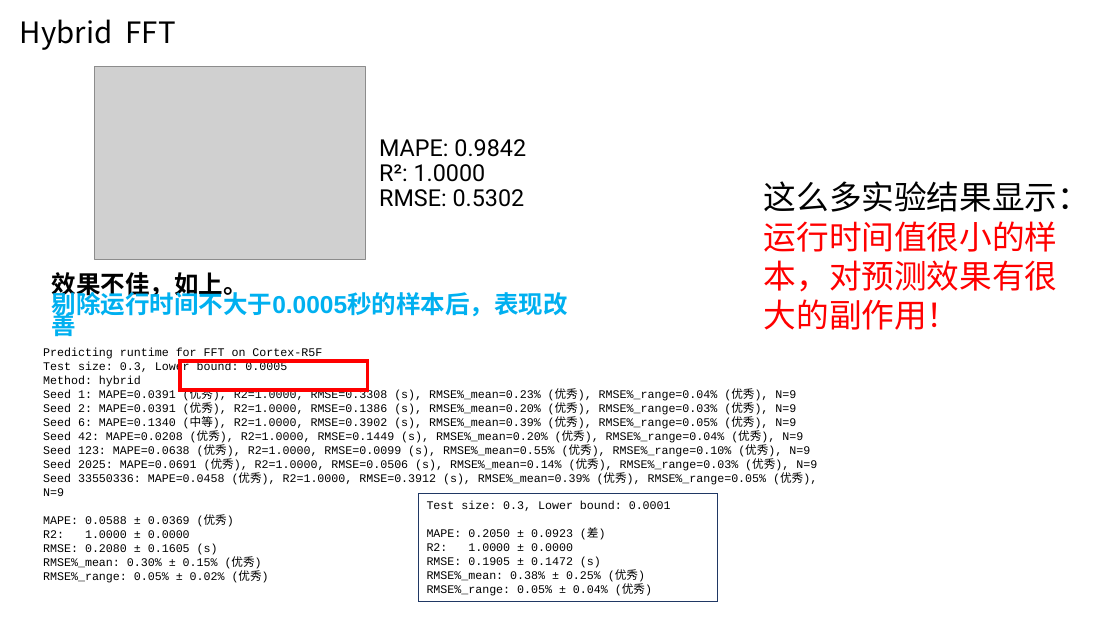
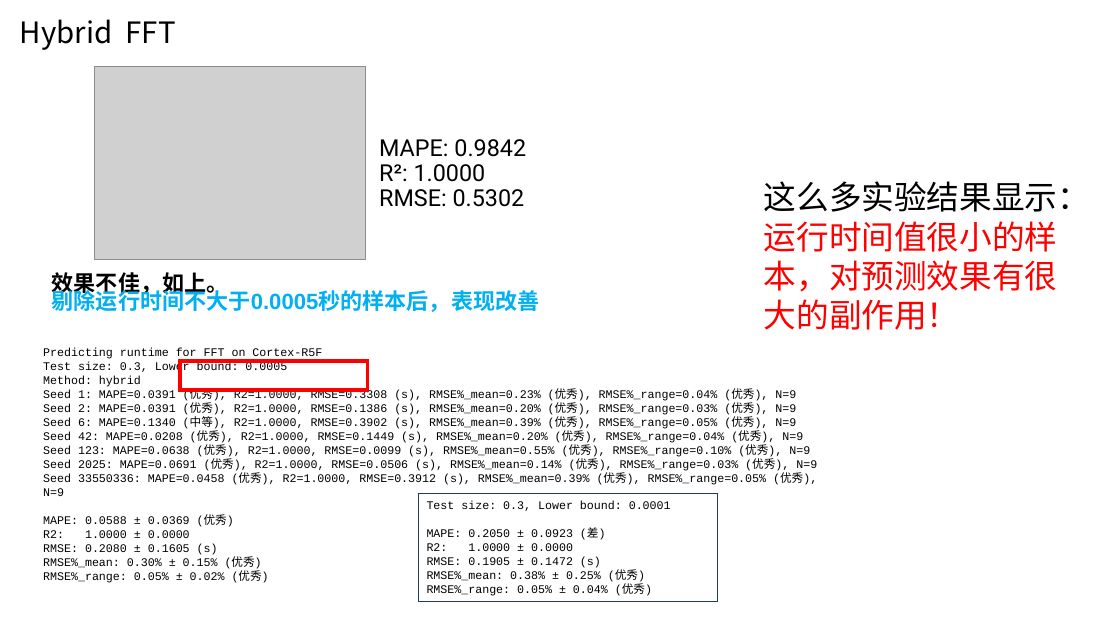
Before and after one commit to AE-26710/Time-Prediction, a slide deck: slide 17 of 20251106-同平台runtime预测-金.pptx (slide 16 before the commit). Drawn at 1120x630 pixels with LibreOffice and Linux fonts; fonts in the diff are those of the drawing; grey boxes stand for pictures. Boxes give left, top, right and bottom in pixels: in the first picture for what was removed or moved away, otherwise in the second. Text is boxed around its words. In the diff, an @@ line names an element or a change of style, - is before the commit and + after.

```diff
--- a/20251106-同平台runtime预测-金.pptx
+++ b/20251106-同平台runtime预测-金.pptx
@@ text "效果不佳，如上。" at bbox=[52, 272, 540, 312]: size 21 to 18.9 pt @@
```
Also in this commit, not shown: 3 other slides changed, 1 slide added, 4 other files.
